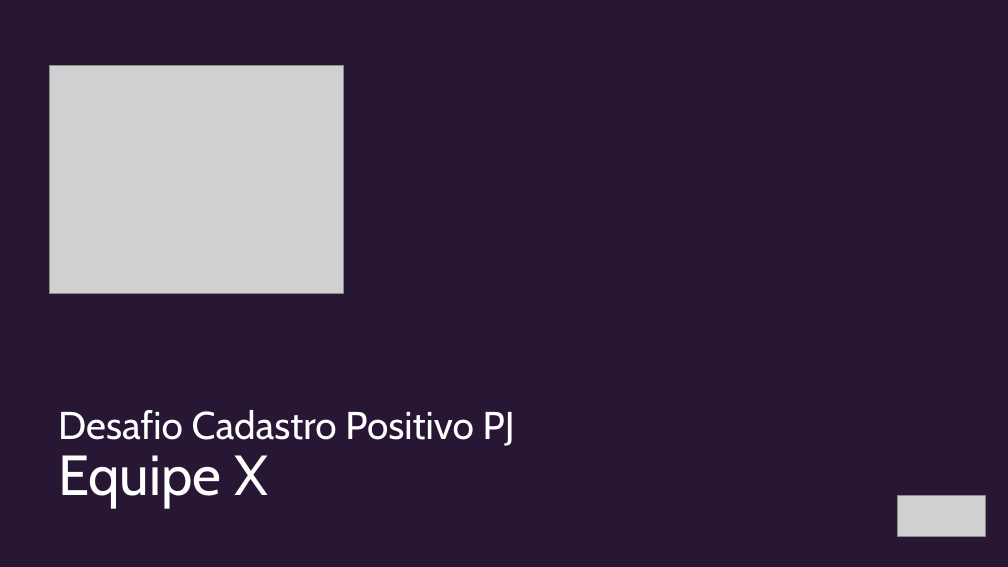
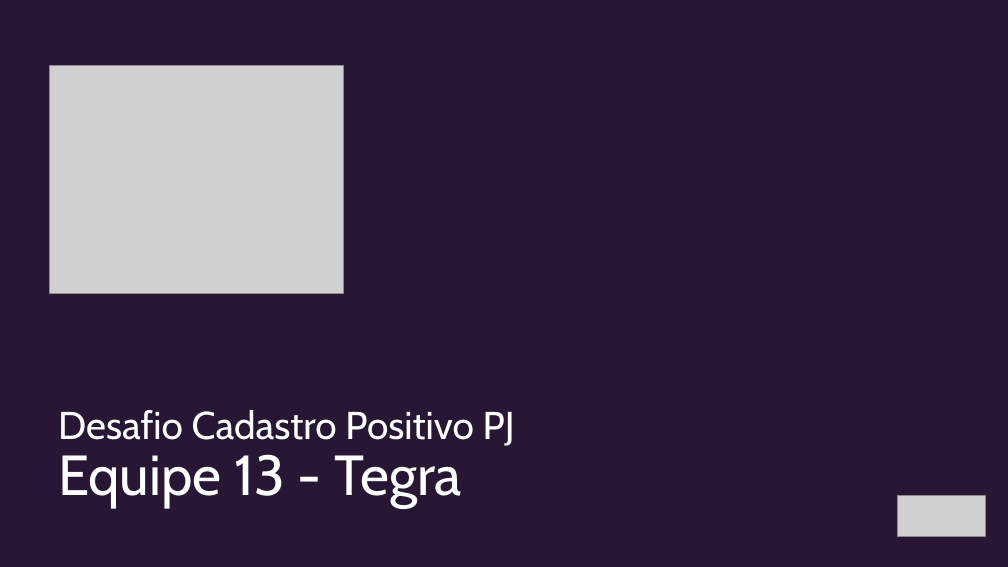
Before and after one commit to celso-wo/relato-express, a slide deck: slide 1 of pitch.pptx. Drawn at 1008x567 pixels with LibreOffice and Linux fonts; fonts in the diff are those of the drawing; grey boxes stand for pictures; background and template pictures are left out; a plain dark background stands for a picture behind light text. Boxes give left, top, right and bottom in pixels: in the first picture for what was removed or moved away, otherwise in the second. Text is boxed around its words. In the diff, an @@ line names an element or a change of style, - is before the commit and + after.

Commit message:
Adicionado o pitch

```diff
--- a/pitch.pptx
+++ b/pitch.pptx
@@ text at (58, 454, 462, 508): text changed @@
-Equipe X
+Equipe 13 - Tegra
```
Also in this commit, not shown: 1 other file.
